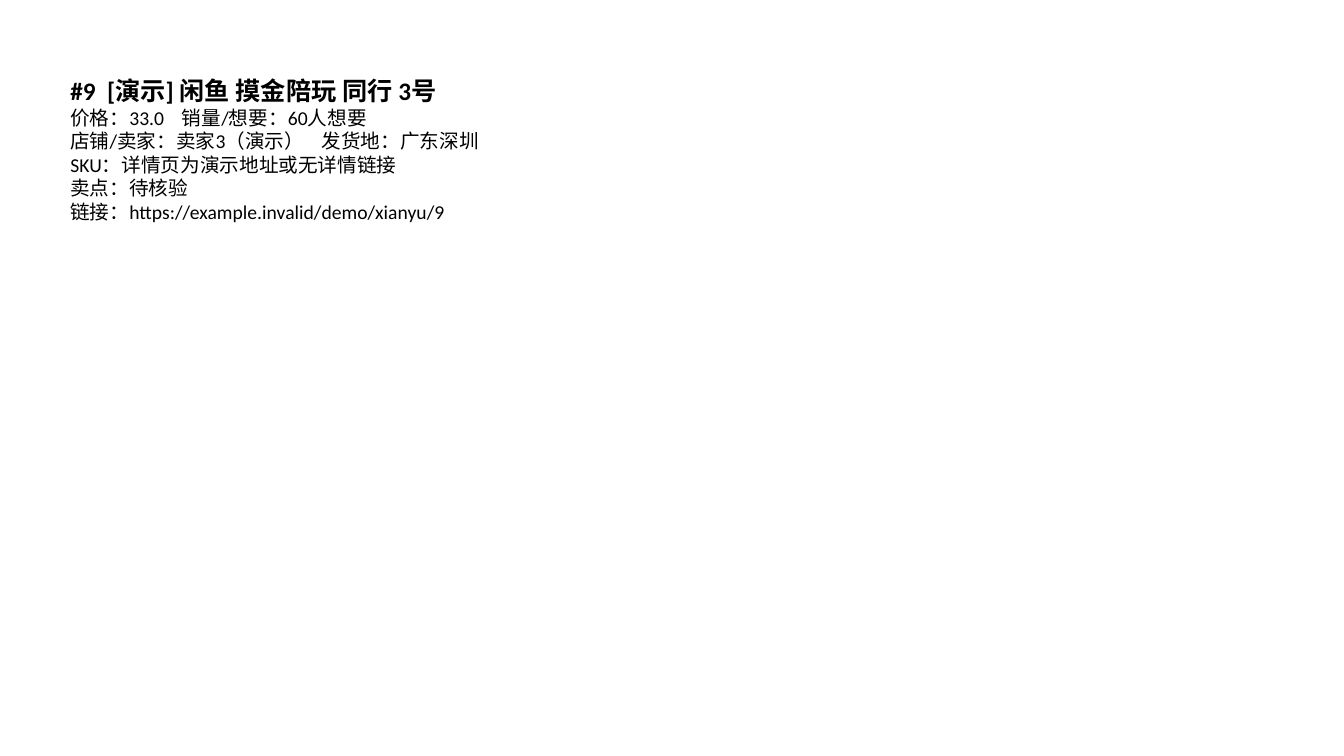
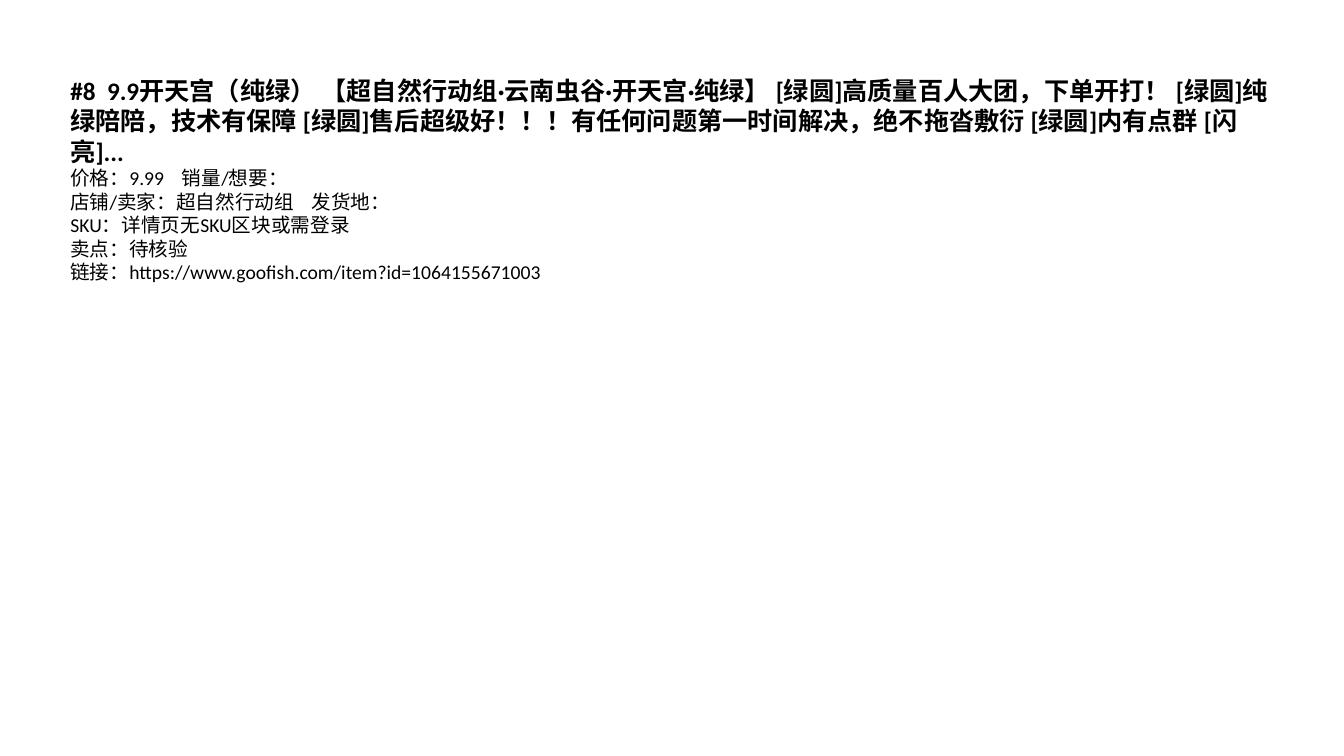
Before and after one commit to 02zhuniu-ship-it/-, a slide deck: slide 9 of archive/2026-09-30/xianyu/PPT报告/闲鱼同行爆款分析-2026-09-30.pptx (slide 10 before the commit). Drawn at 1344x756 pixels with LibreOffice and Linux fonts; fonts in the diff are those of the drawing. Boxes give left, top, right and bottom in pixels: in the first picture for what was removed or moved away, otherwise in the second. Text is boxed around its words. In the diff, an @@ line names an element or a change of style, - is before the commit and + after.

Commit message:
配置Apify令牌并启用真实竞品采集（淘宝+闲鱼）
- 将Apify API令牌写入config.json，云端无需加密口令即可使用云浏览器抓真实数据
- 修正Apify采集输入参数为 keywords[] + maxResultsPerKeyword/maxItems
- 调整关键词顺序，宽词在前，避免长尾词单独无结果
- 更新当日归档为真实采集数据（淘宝/闲鱼各15条）及真实商品图片、PPT

```diff
--- a/archive/2026-09-30/xianyu/PPT报告/闲鱼同行爆款分析-2026-09-30.pptx
+++ b/archive/2026-09-30/xianyu/PPT报告/闲鱼同行爆款分析-2026-09-30.pptx
@@ text at [70, 78, 1268, 234]: text changed; size 14 to 18 pt; bold on @@
-#9 [演示] 闲鱼 摸金陪玩 同行 3号
-价格：33.0 销量/想要：60人想要
-店铺/卖家：卖家3（演示） 发货地：广东深圳
-SKU：详情页为演示地址或无详情链接
+#8 9.9开天宫（纯绿） 【超自然行动组·云南虫谷·开天宫·纯绿】 [绿圆]高质量百人大团，下单开打！ [绿圆]纯绿陪陪，技术有保障 [绿圆]售后超级好！！！有任何问题第一时间解决，绝不拖沓敷衍 [绿圆]内有点群 [闪亮]...
+价格：9.99 销量/想要：
+店铺/卖家：超自然行动组 发货地：
+SKU：详情页无SKU区块或需登录
@@ text at [70, 262, 540, 283]: text changed @@
-链接：https://example.invalid/demo/xianyu/9
+链接：https://www.goofish.com/item?id=1064155671003
```
Also in this commit, not shown: 10 other slides changed, 5 slides added, 42 other files.
